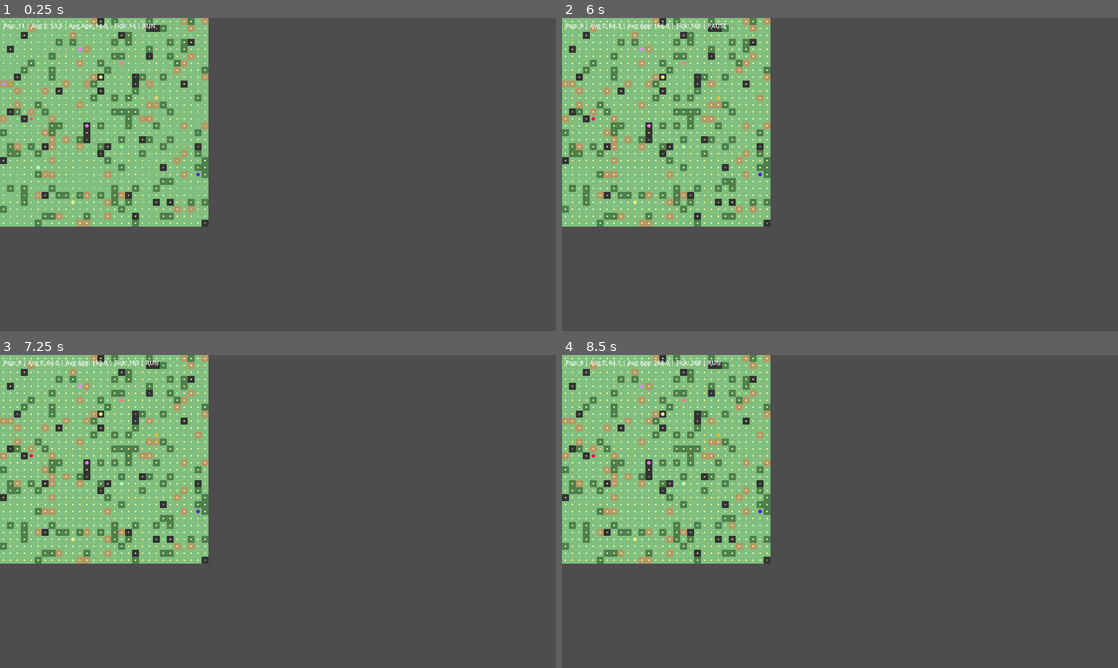
Above: before the commit, frames 1-4 (two rows, left to right).
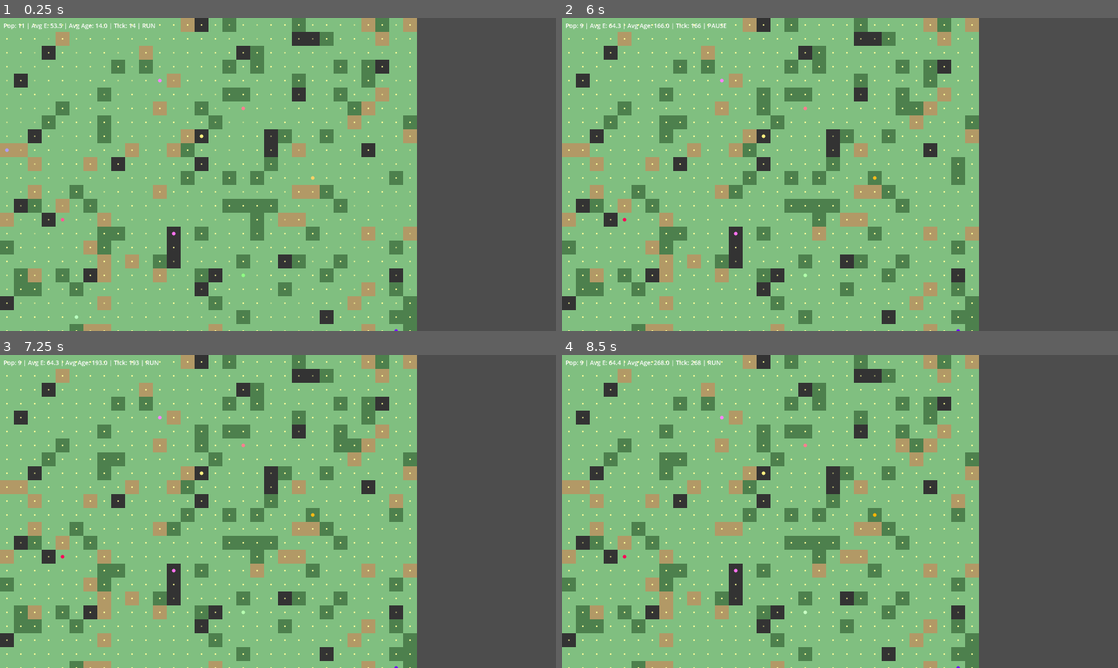
Above: after the commit, the same moments.

Repository: lavich/EvoCraft
Game: Godot game, scene res://main.tscn
Same seed, same stepped clock (60 frames per second), same inputs: the game is played once before the commit and once after it.
Inputs (mouse positions are in pixels of both pictures, inside the frame that each line leads up to):
- Up to frame 1 (0.25 s): no input
- Up to frame 2 (6 s): tap Enter at 0.5, 2, 3.5 s; move the mouse to (962, 158) at 0.52 s; click (962, 158) at 0.67 s; tap Space at 0.77, 1.25, 2.75, 3.77, 4.25 s; drag from (728, 190) to (812, 237) at 1.27 s; move the mouse to (895, 105) at 2.02 s; click (895, 105) at 2.17 s; drag from (812, 237) to (673, 127) at 2.77 s; move the mouse to (1006, 221) at 3.52 s; click (1006, 221) at 3.67 s; drag from (673, 127) to (756, 96) at 4.27 s; move the mouse to (867, 174) at 5.02 s; click (867, 174) at 5.17 s; drag from (756, 96) to (728, 190) at 5.77 s
- Up to frame 3 (7.25 s): move the mouse to (400, 495) at 6.52 s; click (400, 495) at 6.67 s; tap Space at 6.77 s
- Up to frame 4 (8.5 s): drag from (728, 527) to (812, 574) at 7.27 s; move the mouse to (895, 442) at 8.02 s; click (895, 442) at 8.17 s

The runs differ from the first frame. In frame 1, 59% of the frame differs, in the area x 0-75%, y 0-100%; in frame 2, 59%; in frame 3, 59%; in frame 4, 59%.

Commit message:
Change TILE_PX from 16 to 32

Diff:
--- a/game/main.gd
+++ b/game/main.gd
@@ -8,7 +8,7 @@
 var dragging := false
 var drag_start := Vector2.ZERO
 
-const TILE_PX := 16
+const TILE_PX := 32
 const AGENT_RADIUS := 4
 const TILE_COLORS := {
 	0: Color(0.5, 0.75, 0.5),
--- a/game/main.tscn
+++ b/game/main.tscn
@@ -12,15 +12,17 @@
 [node name="HUD" type="CanvasLayer" parent="."]
 
 [node name="StatsLabel" type="Label" parent="HUD"]
-offset_left = 8
-offset_top = 8
-offset_right = 600
-offset_bottom = 32
+offset_left = 8.0
+offset_top = 8.0
+offset_right = 600.0
+offset_bottom = 32.0
 theme_override_colors/font_color = Color(1, 1, 1, 1)
 theme_override_font_sizes/font_size = 14
 
 [node name="GenTree" type="Control" parent="HUD"]
-offset_left = 8
-offset_top = 40
-offset_right = 400
-offset_bottom = 200
+layout_mode = 3
+anchors_preset = 0
+offset_left = 8.0
+offset_top = 40.0
+offset_right = 400.0
+offset_bottom = 200.0
Not shown: 1 places in game/main.tscn that only renumber resources
